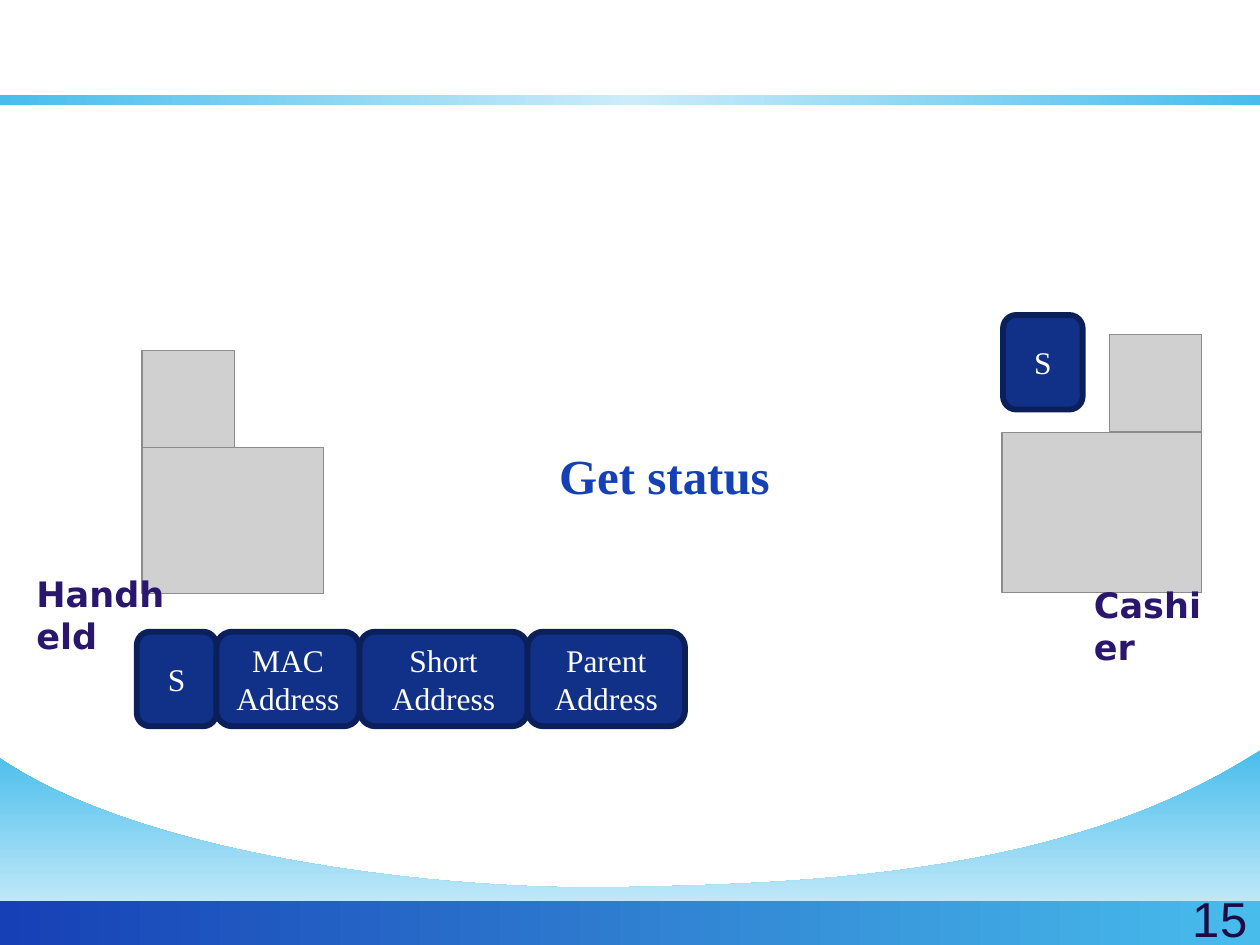
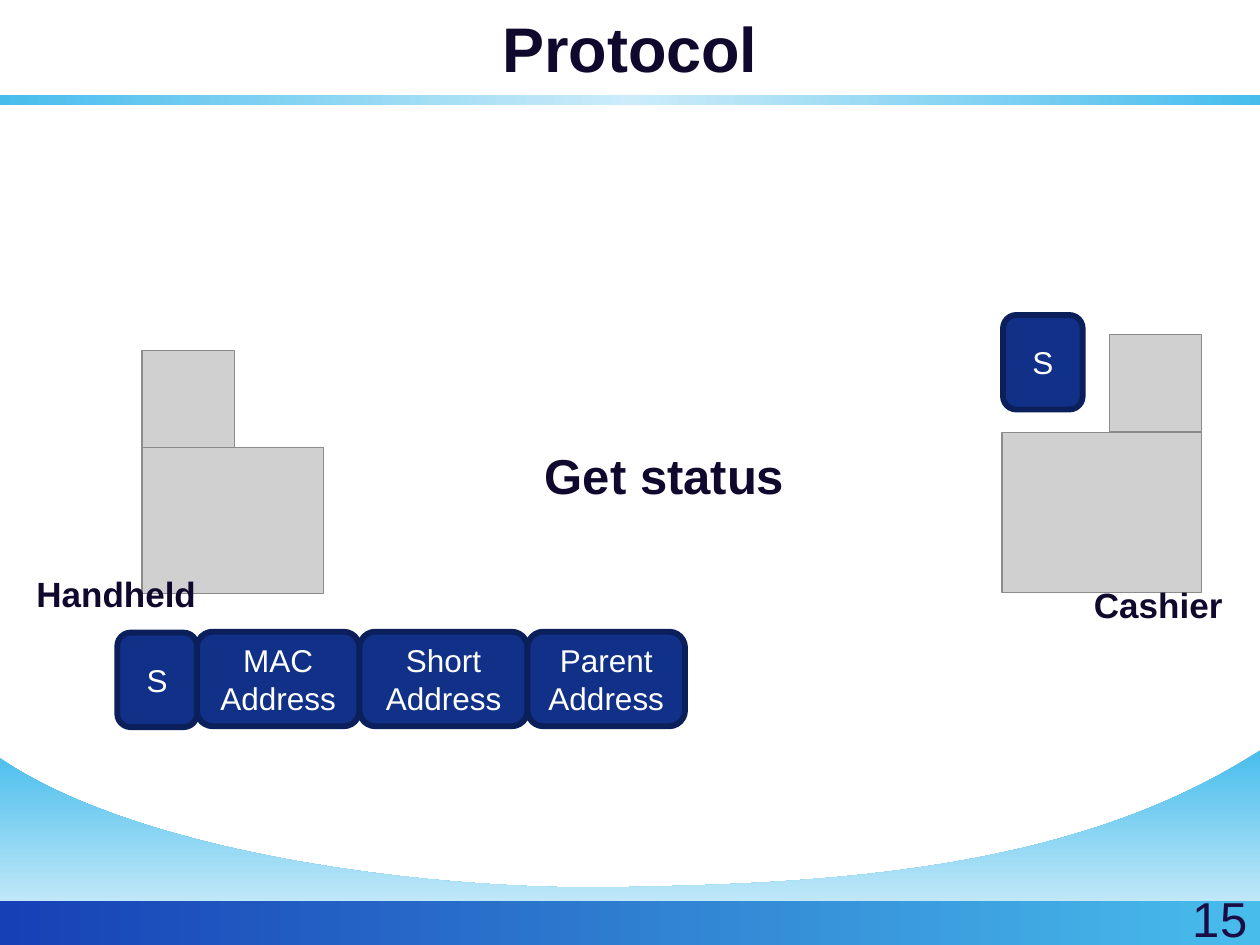
Before and after one commit to golf2109/zigbee-in-supermaket, a slide deck: slide 15 of docs/Report/Queue-Busting.pptx. Drawn at 1260x945 pixels with LibreOffice and Linux fonts; fonts in the diff are those of the drawing; grey boxes stand for pictures; background and template pictures are left out. Boxes give left, top, right and bottom in pixels: in the first picture for what was removed or moved away, otherwise in the second. Text is boxed around its words. In the diff, an @@ line names an element or a change of style, - is before the commit and + after.

Commit message:
Modified colors

```diff
--- a/docs/Report/Queue-Busting.pptx
+++ b/docs/Report/Queue-Busting.pptx
@@ title "Protocol" at (502, 26, 757, 73): text colour #FFFFFF to #12082E @@
@@ text "Get status" at (545, 459, 784, 495): font Times New Roman to Arial, text colour #1640B6 to #12082E @@
@@ text "Handheld" at (36, 578, 195, 608): font DejaVu Sans to Arial, text colour #2B166E to #12082E @@
@@ text "Cashier" at (1094, 590, 1222, 619): font DejaVu Sans to Arial, text colour #2B166E to #12082E @@
@@ rounded rectangle "S": place and size @@
-rounded rectangle "S" at (137, 631, 217, 726)
+rounded rectangle "S" at (117, 633, 197, 727)
@@ font Times New Roman to Arial in 5 elements at (1003, 315, 1082, 410), (359, 631, 527, 726), (528, 631, 685, 726), (117, 633, 197, 727), (197, 631, 359, 726) @@
@@ rounded rectangle "MAC Address": place and size @@
-rounded rectangle "MAC Address" at (217, 631, 360, 726)
+rounded rectangle "MAC Address" at (197, 631, 359, 726)
```
Also in this commit, not shown: 36 other slides changed, 2 slides removed.
